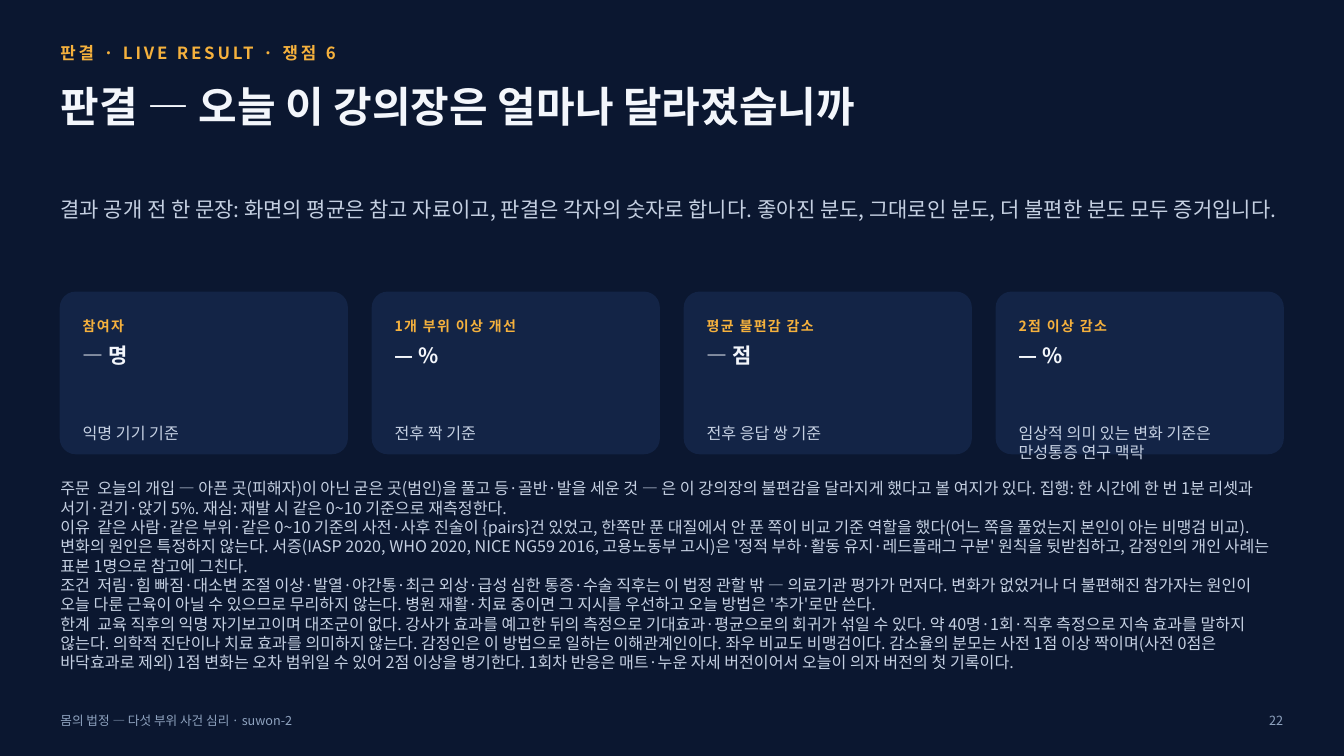
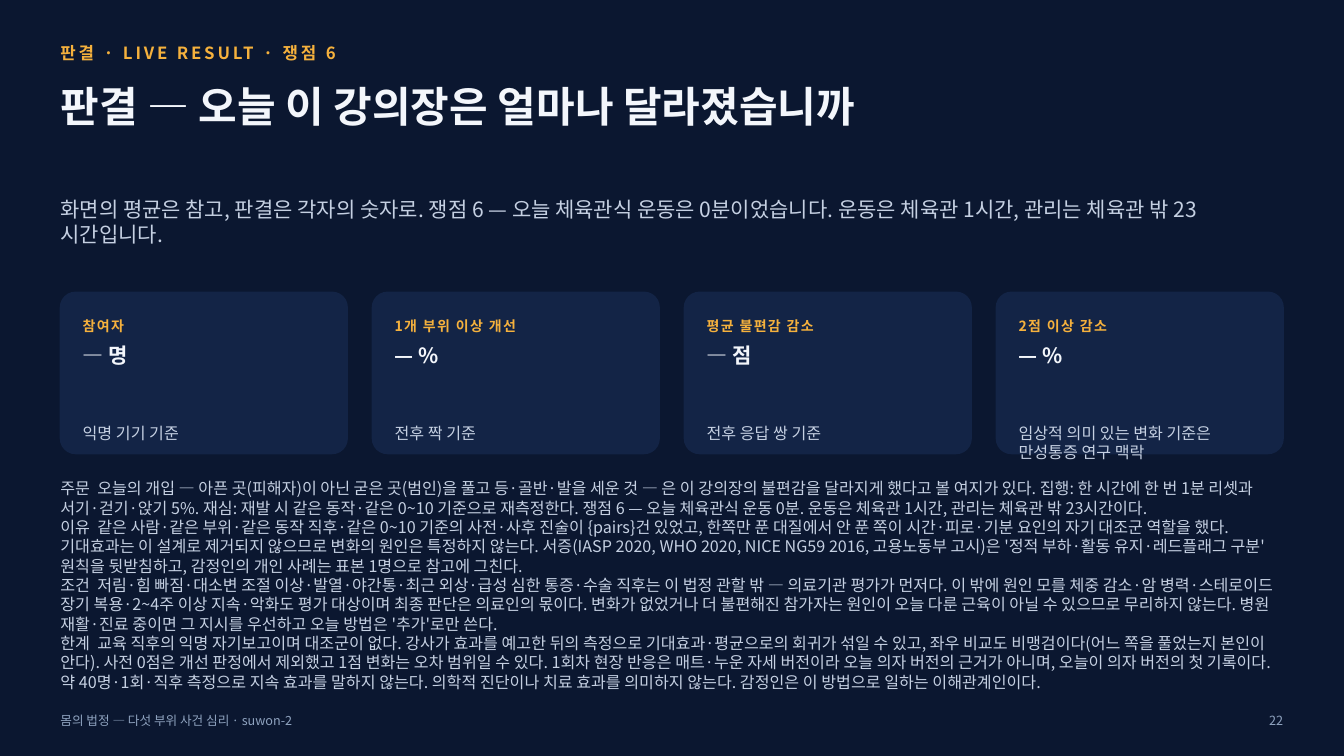
Before and after one commit to drjinfit-ship-it/jinkim, a slide deck: slide 22 of web/몸의법정_재판형강의안.pptx. Drawn at 1344x756 pixels with LibreOffice and Linux fonts; fonts in the diff are those of the drawing. Boxes give left, top, right and bottom in pixels: in the first picture for what was removed or moved away, otherwise in the second. Text is boxed around its words. In the diff, an @@ line names an element or a change of style, - is before the commit and + after.

```diff
--- a/web/몸의법정_재판형강의안.pptx
+++ b/web/몸의법정_재판형강의안.pptx
@@ text at (60, 199, 1169, 221): text changed @@
-결과 공개 전 한 문장: 화면의 평균은 참고 자료이고, 판결은 각자의 숫자로 합니다. 좋아진 분도, 그대로인 분도, 더 불편한 분도 모두 증거입니다.
+화면의 평균은 참고, 판결은 각자의 숫자로. 쟁점 6 — 오늘 체육관식 운동은 0분이었습니다. 운동은 체육관 1시간, 관리는 체육관 밖 23시간입니다.
@@ text at (60, 480, 1273, 690): text changed @@
-주문 오늘의 개입 — 아픈 곳(피해자)이 아닌 굳은 곳(범인)을 풀고 등·골반·발을 세운 것 — 은 이 강의장의 불편감을 달라지게 했다고 볼 여지가 있다. 집행: 한 시간에 한 번 1분 리셋과 서기·걷기·앉기 5%. 재심: 재발 시 같은 0~10 기준으로 재측정한다.
-이유 같은 사람·같은 부위·같은 0~10 기준의 사전·사후 진술이 {pairs}건 있었고, 한쪽만 푼 대질에서 안 푼 쪽이 비교 기준 역할을 했다(어느 쪽을 풀었는지 본인이 아는 비맹검 비교). 변화의 원인은 특정하지 않는다. 서증(IASP 2020, WHO 2020, NICE NG59 2016, 고용노동부 고시)은 '정적 부하·활동 유지·레드플래그 구분' 원칙을 뒷받침하고, 감정인의 개인 사례는 표본 1명으로 참고에 그친다.
-조건 저림·힘 빠짐·대소변 조절 이상·발열·야간통·최근 외상·급성 심한 통증·수술 직후는 이 법정 관할 밖 — 의료기관 평가가 먼저다. 변화가 없었거나 더 불편해진 참가자는 원인이 오늘 다룬 근육이 아닐 수 있으므로 무리하지 않는다. 병원 재활·치료 중이면 그 지시를 우선하고 오늘 방법은 '추가'로만 쓴다.
-한계 교육 직후의 익명 자기보고이며 대조군이 없다. 강사가 효과를 예고한 뒤의 측정으로 기대효과·평균으로의 회귀가 섞일 수 있다. 약 40명·1회·직후 측정으로 지속 효과를 말하지 않는다. 의학적 진단이나 치료 효과를 의미하지 않는다. 감정인은 이 방법으로 일하는 이해관계인이다. 좌우 비교도 비맹검이다. 감소율의 분모는 사전 1점 이상 짝이며(사전 0점은 바닥효과로 제외) 1점 변화는 오차 범위일 수 있어 2점 이상을 병기한다. 1회차 반응은 매트·누운 자세 버전이어서 오늘이 의자 버전의 첫 기록이다.
+주문 오늘의 개입 — 아픈 곳(피해자)이 아닌 굳은 곳(범인)을 풀고 등·골반·발을 세운 것 — 은 이 강의장의 불편감을 달라지게 했다고 볼 여지가 있다. 집행: 한 시간에 한 번 1분 리셋과 서기·걷기·앉기 5%. 재심: 재발 시 같은 동작·같은 0~10 기준으로 재측정한다. 쟁점 6 — 오늘 체육관식 운동 0분. 운동은 체육관 1시간, 관리는 체육관 밖 23시간이다.
+이유 같은 사람·같은 부위·같은 동작 직후·같은 0~10 기준의 사전·사후 진술이 {pairs}건 있었고, 한쪽만 푼 대질에서 안 푼 쪽이 시간·피로·기분 요인의 자기 대조군 역할을 했다. 기대효과는 이 설계로 제거되지 않으므로 변화의 원인은 특정하지 않는다. 서증(IASP 2020, WHO 2020, NICE NG59 2016, 고용노동부 고시)은 '정적 부하·활동 유지·레드플래그 구분' 원칙을 뒷받침하고, 감정인의 개인 사례는 표본 1명으로 참고에 그친다.
+조건 저림·힘 빠짐·대소변 조절 이상·발열·야간통·최근 외상·급성 심한 통증·수술 직후는 이 법정 관할 밖 — 의료기관 평가가 먼저다. 이 밖에 원인 모를 체중 감소·암 병력·스테로이드 장기 복용·2~4주 이상 지속·악화도 평가 대상이며 최종 판단은 의료인의 몫이다. 변화가 없었거나 더 불편해진 참가자는 원인이 오늘 다룬 근육이 아닐 수 있으므로 무리하지 않는다. 병원 재활·진료 중이면 그 지시를 우선하고 오늘 방법은 '추가'로만 쓴다.
+한계 교육 직후의 익명 자기보고이며 대조군이 없다. 강사가 효과를 예고한 뒤의 측정으로 기대효과·평균으로의 회귀가 섞일 수 있고, 좌우 비교도 비맹검이다(어느 쪽을 풀었는지 본인이 안다). 사전 0점은 개선 판정에서 제외했고 1점 변화는 오차 범위일 수 있다. 1회차 현장 반응은 매트·누운 자세 버전이라 오늘 의자 버전의 근거가 아니며, 오늘이 의자 버전의 첫 기록이다. 약 40명·1회·직후 측정으로 지속 효과를 말하지 않는다. 의학적 진단이나 치료 효과를 의미하지 않는다. 감정인은 이 방법으로 일하는 이해관계인이다.
```
Also in this commit, not shown: 24 other slides changed, 2 other files.
